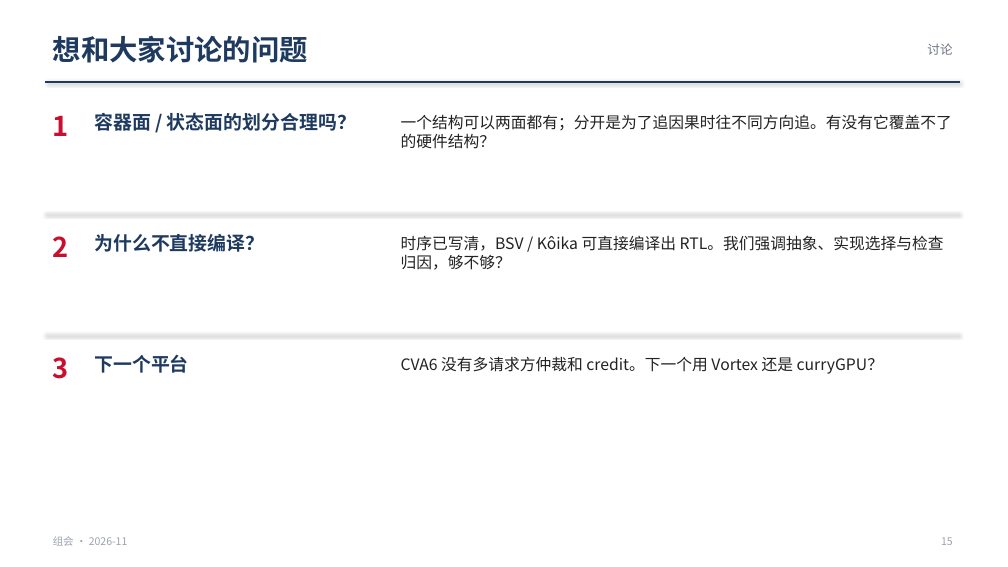
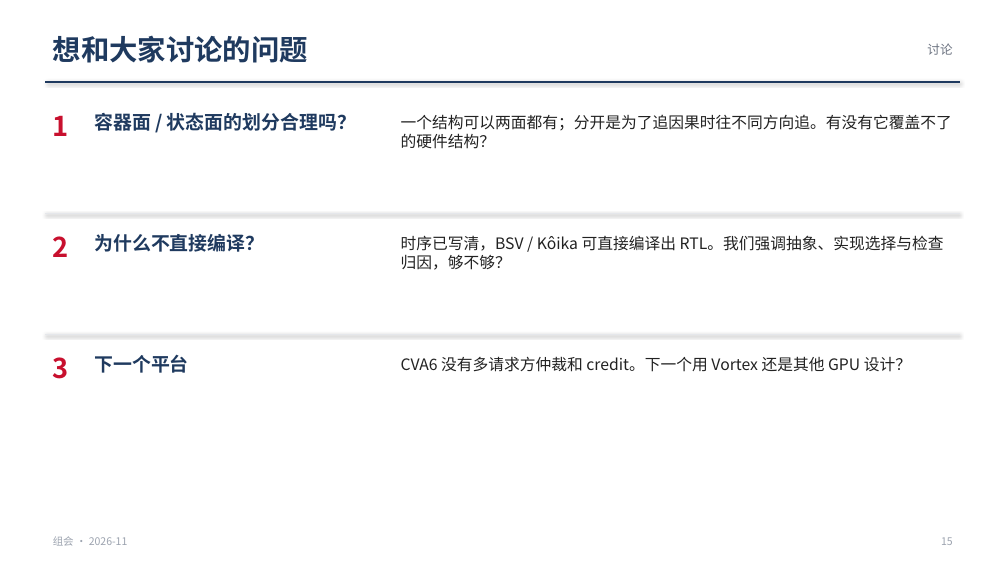
Before and after one commit to WHUDYF/PPT-generate, a slide deck: slide 15 of presentations/group_meeting_20261106/group_meeting_20261106.pptx. Drawn at 1008x567 pixels with LibreOffice and Linux fonts; fonts in the diff are those of the drawing. Boxes give left, top, right and bottom in pixels: in the first picture for what was removed or moved away, otherwise in the second. Text is boxed around its words. In the diff, an @@ line names an element or a change of style, - is before the commit and + after.

```diff
--- a/presentations/group_meeting_20261106/group_meeting_20261106.pptx
+++ b/presentations/group_meeting_20261106/group_meeting_20261106.pptx
@@ text at bbox=[401, 356, 911, 372]: text changed @@
-CVA6 没有多请求方仲裁和 credit。下一个用 Vortex 还是 curryGPU？
+CVA6 没有多请求方仲裁和 credit。下一个用 Vortex 还是其他 GPU 设计？
```
Also in this commit, not shown: 3 other slides changed, 10 other files.
